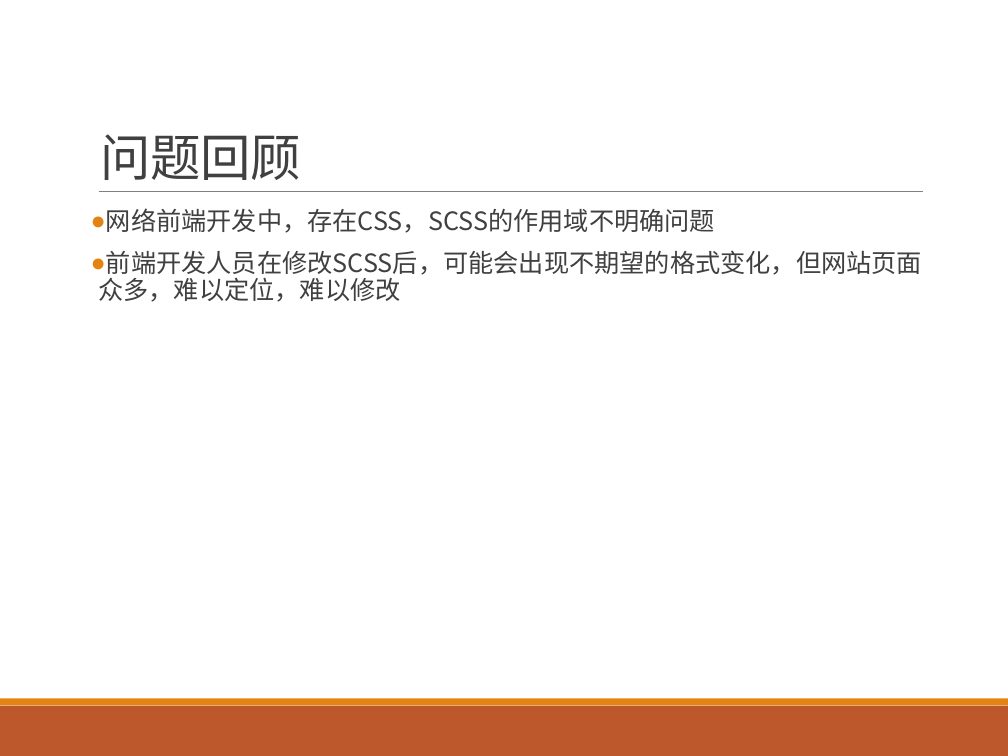
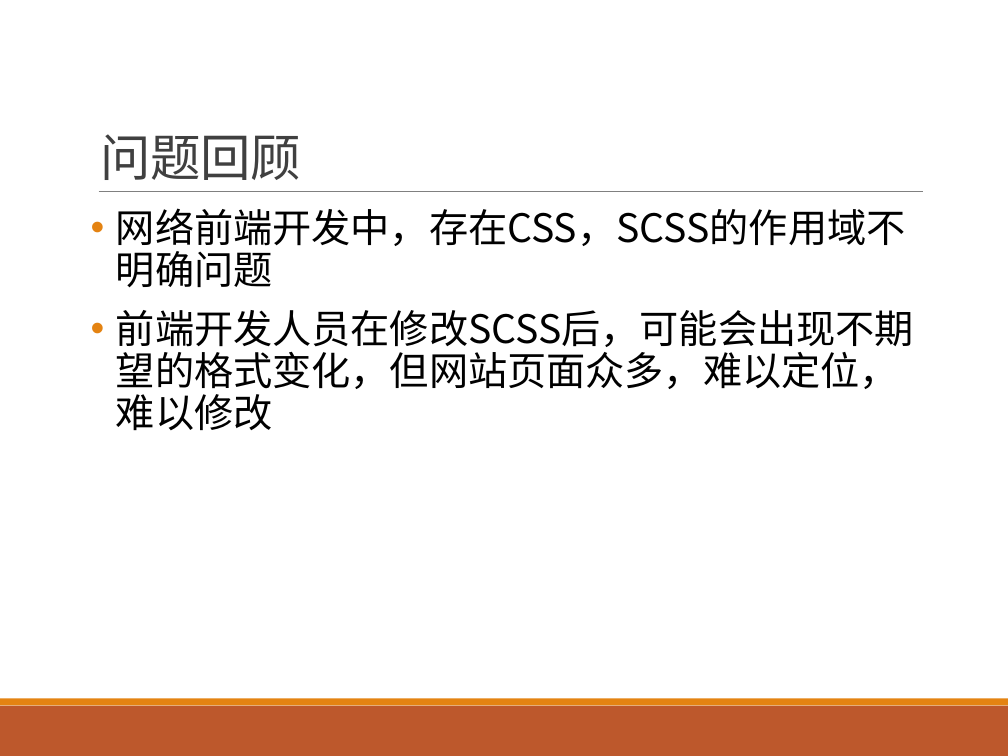
Before and after one commit to swordghost/Css-tracker, a slide deck: slide 2 of 项目报告/项目报告.pptx. Drawn at 1008x756 pixels with LibreOffice and Linux fonts; fonts in the diff are those of the drawing. Boxes give left, top, right and bottom in pixels: in the first picture for what was removed or moved away, otherwise in the second. Text is boxed around its words. In the diff, an @@ line names an element or a change of style, - is before the commit and + after.

```diff
--- a/项目报告/项目报告.pptx
+++ b/项目报告/项目报告.pptx
@@ text "网络前端开发中，存在CSS，SCSS的作用域不明确问题" at (x1=116, y1=208, x2=914, y2=431): size 18 to 28 pt, text colour #404040 to #000000; bullet ● to •; more space between paragraphs @@
```
Also in this commit, not shown: 9 other slides changed.
